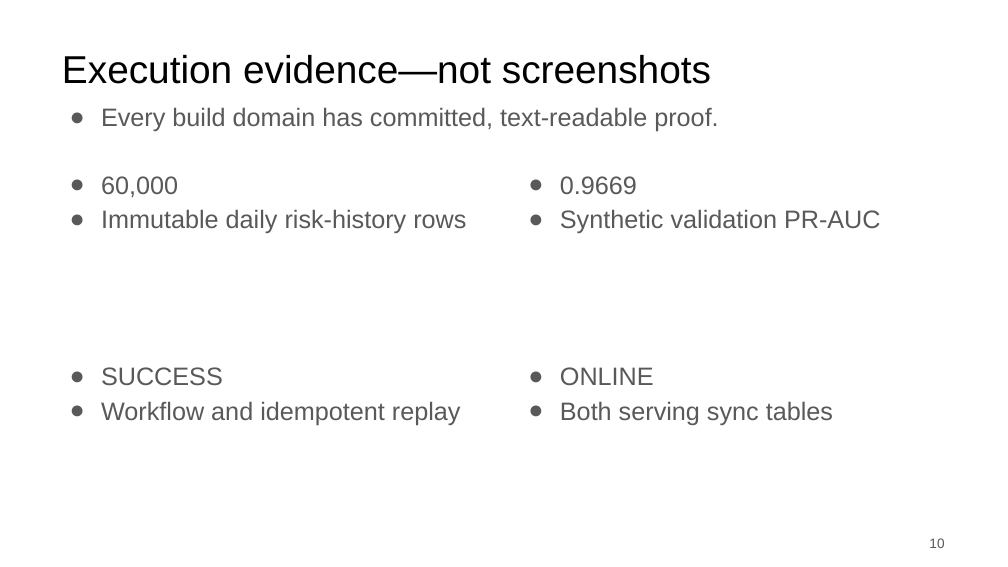
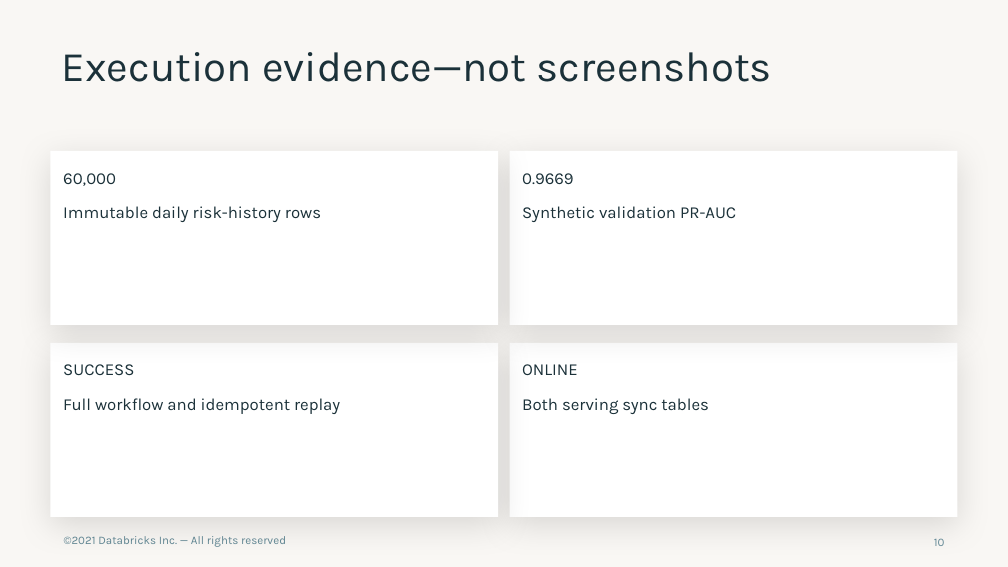
Before and after one commit to scottDBX1886/fe-bar-build, a slide deck: slide 10 of docs/presentation/student-retention.pptx. Drawn at 1008x567 pixels with LibreOffice and Linux fonts; fonts in the diff are those of the drawing; background and template pictures are left out. Boxes give left, top, right and bottom in pixels: in the first picture for what was removed or moved away, otherwise in the second. Text is boxed around its words. In the diff, an @@ line names an element or a change of style, - is before the commit and + after.

```diff
--- a/docs/presentation/student-retention.pptx
+++ b/docs/presentation/student-retention.pptx
@@ background #FFFFFF to #F9F7F4 @@
@@ title "Execution evidence—not screenshots" at <box>62,52,772,82</box>: size 37 to 40 pt, font Arial to Karla, text colour #000000 to #1B3139; line spacing 1 to 0.9 @@
@@ subtitle removed at <box>101,107,718,131</box> @@
-● Every build domain has committed, text-readable proof.
@@ rectangle added at <box>51,151,498,325</box>, fill #FFFFFF @@
@@ rectangle added at <box>510,151,957,325</box>, fill #FFFFFF @@
@@ rectangle added at <box>51,343,498,517</box>, fill #FFFFFF @@
@@ rectangle added at <box>510,343,957,517</box>, fill #FFFFFF @@
@@ size 24 to 16 pt, font Arial to Karla, text colour #595959 to #1B3139; bullet ● to none; more space between paragraphs in 3 elements at <box>63,173,321,222</box>, <box>522,173,736,222</box>, <box>522,364,709,414</box> @@
@@ subtitle at <box>63,364,134,375</box>: size 24 to 16 pt, font Arial to Karla, text colour #595959 to #1B3139 in "SUCCESS"; bullet ● to none; more space between paragraphs @@
@@ subtitle at <box>63,398,340,414</box>: text changed; size 24 to 16 pt; font Arial to Karla; text colour #595959 to #1B3139 @@
-● Workflow and idempotent replay
+Full workflow and idempotent replay
@@ text added at <box>64,536,286,547</box>, 11 pt, text #618794 @@
+©2021 Databricks Inc. — All rights reserved
@@ page number at <box>934,538,945,546</box>: size 13 to 11 pt, font Arial to Karla, text colour #595959 to #618794 @@
```
Also in this commit, not shown: 10 other slides changed, 1 slide added, 1 slide removed, 3 other files.
